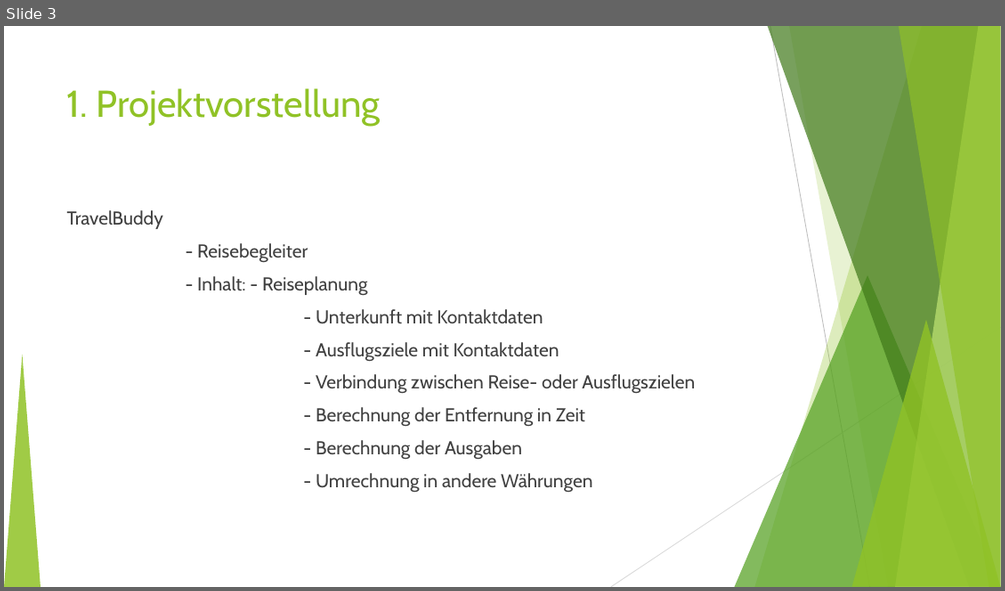
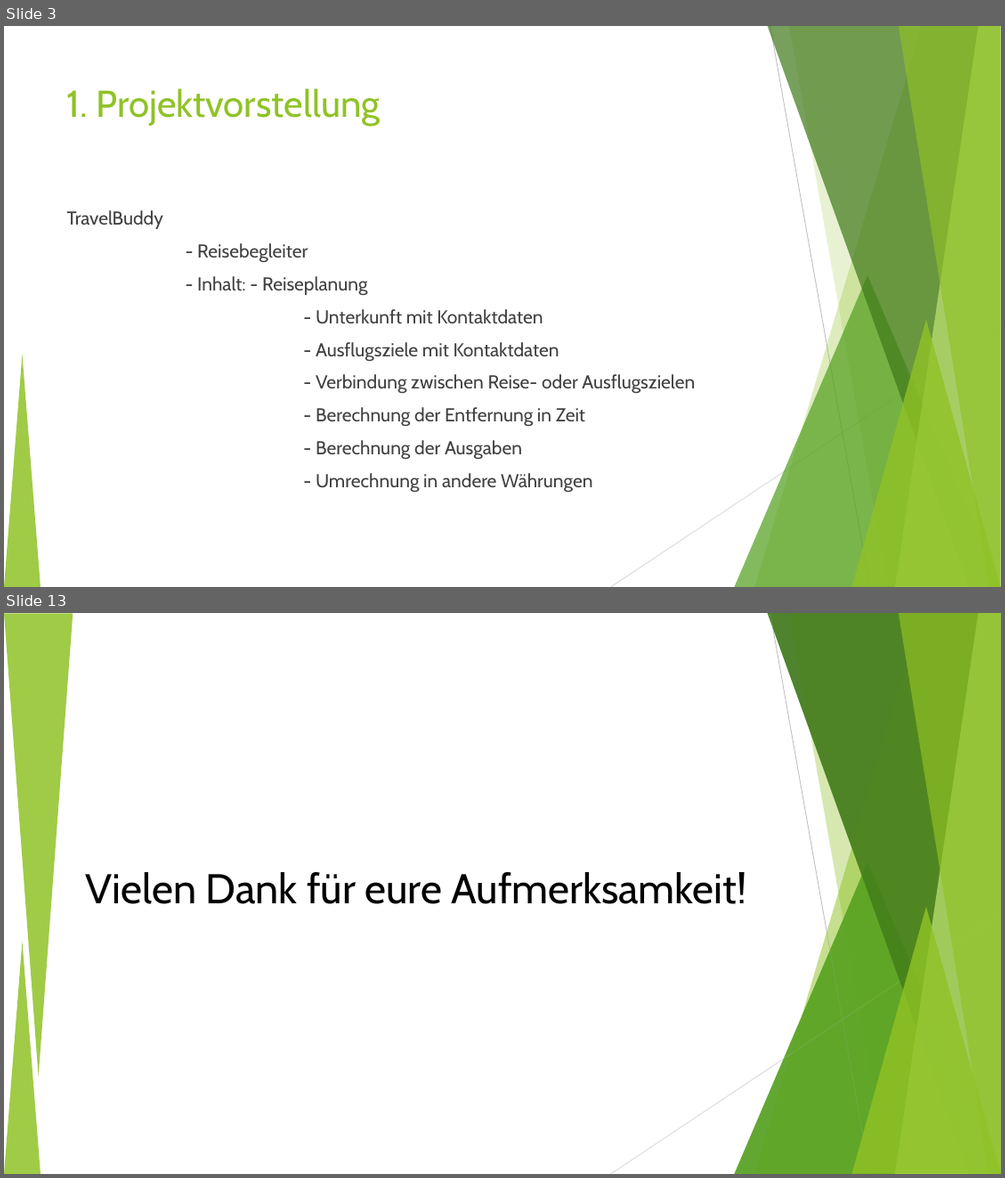
Before and after one commit to fh-erfurt/TravelBuddy-REST, a slide deck: doc/Präsentation/TravelBuddy_1.ppt. Shown one above the other, each under a label of ours: slide 3 before the commit, slides 3 and 13 after it; the slides between them are not shown. The pictures are 1005x591 and 1005x1178 pixels, drawn with LibreOffice and Linux fonts; fonts in the diff are those of the drawing. Boxes give left, top, right and bottom in pixels: in the first picture for what was removed or moved away, otherwise in the second. Text is boxed around its words. In the diff, an @@ line names an element or a change of style, - is before the commit and + after.

```diff
--- a/doc/Präsentation/TravelBuddy_1.ppt
+++ b/doc/Präsentation/TravelBuddy_1.ppt
@@ slide 13 added at (4,613,1001,1174), background #FFFFFF; not listed: 17 template elements that a slide beside it also shows @@
@@ triangle added at (4,613,73,1076), fill #90C226 at 85% opacity @@
@@ title added at (86,872,746,904), 40 pt, text #000000 @@
+Vielen Dank für eure Aufmerksamkeit!
```
Also in this commit, not shown: 5 slides changed, 4 other slides added, 1 slide removed.
